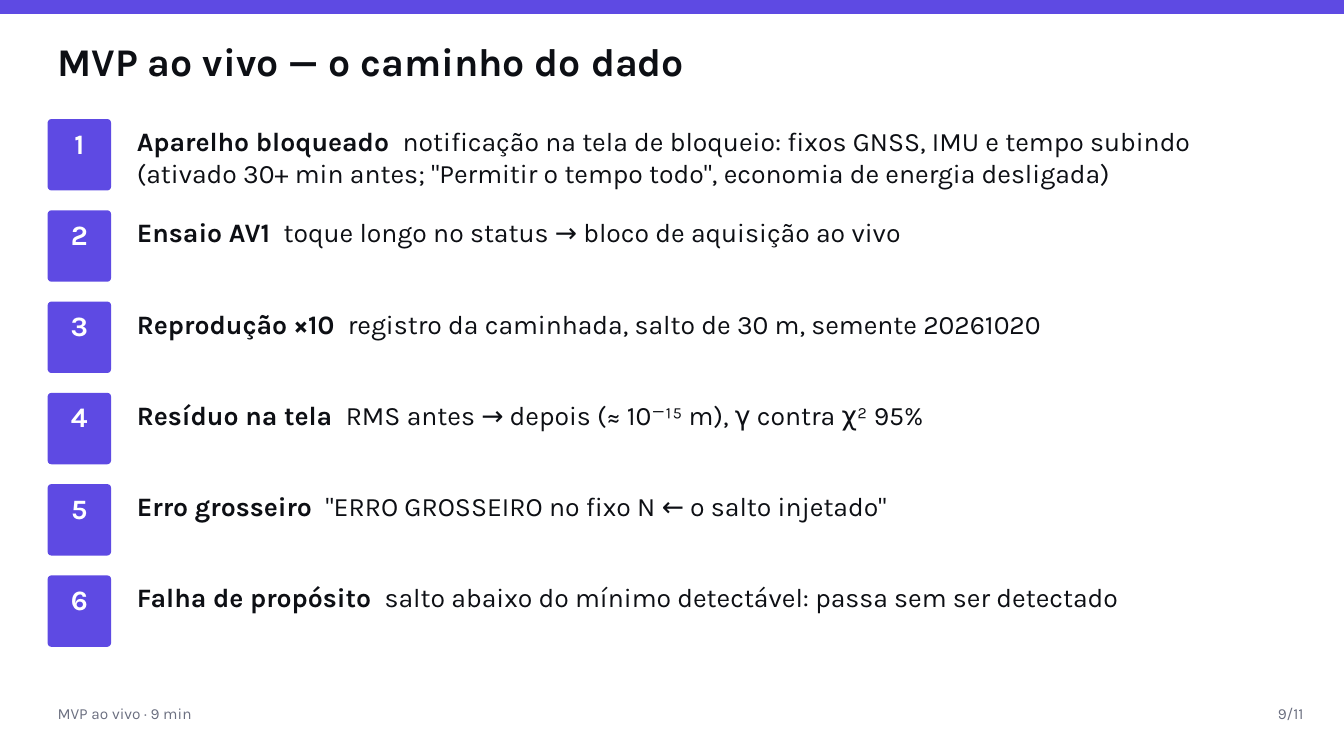
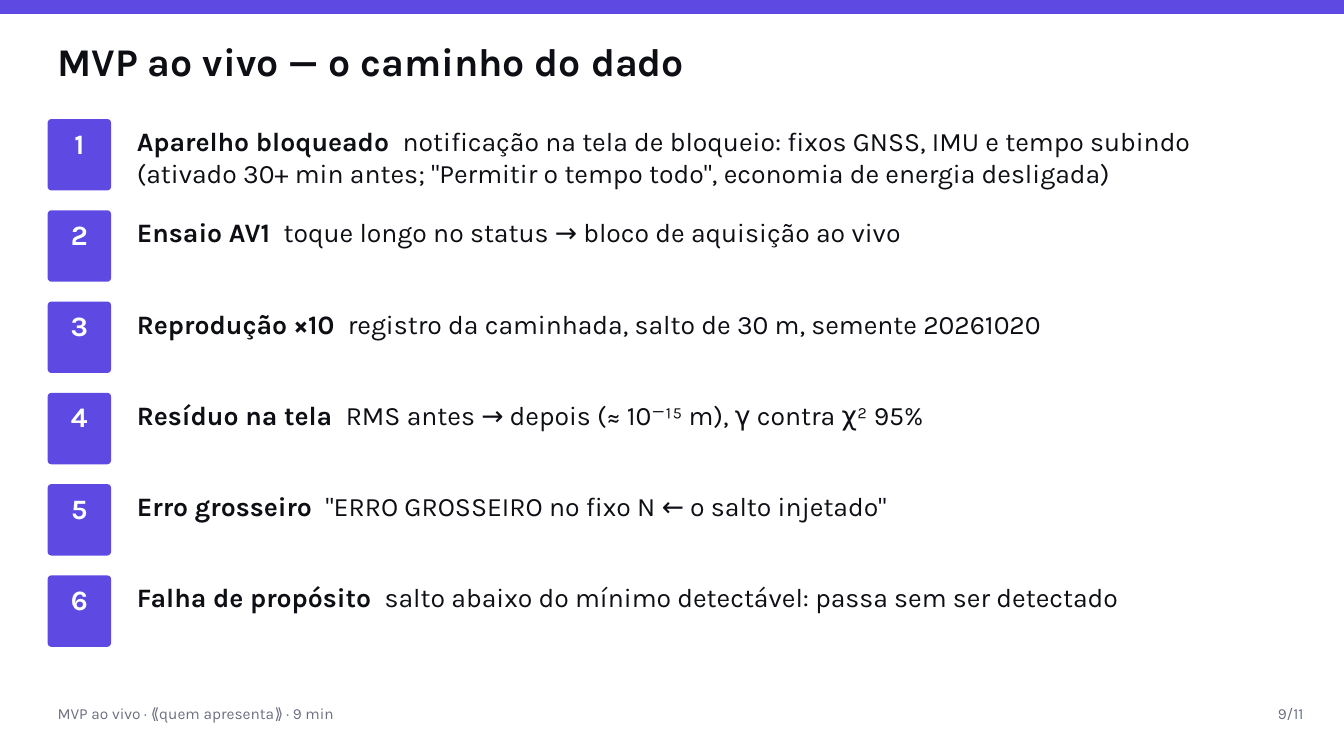
Before and after one commit to AlphaFNTZ/rastro, a slide deck: slide 9 of docs/presentations/apresentacao_I_AV1.pptx. Drawn at 1344x756 pixels with LibreOffice and Linux fonts; fonts in the diff are those of the drawing. Boxes give left, top, right and bottom in pixels: in the first picture for what was removed or moved away, otherwise in the second. Text is boxed around its words. In the diff, an @@ line names an element or a change of style, - is before the commit and + after.

```diff
--- a/docs/presentations/apresentacao_I_AV1.pptx
+++ b/docs/presentations/apresentacao_I_AV1.pptx
@@ text at (58, 708, 333, 723): text changed @@
-MVP ao vivo · 9 min
+MVP ao vivo · ⟪quem apresenta⟫ · 9 min
```
Also in this commit, not shown: 6 other slides changed, 3 slides added, 3 slides removed, 1 other file.
